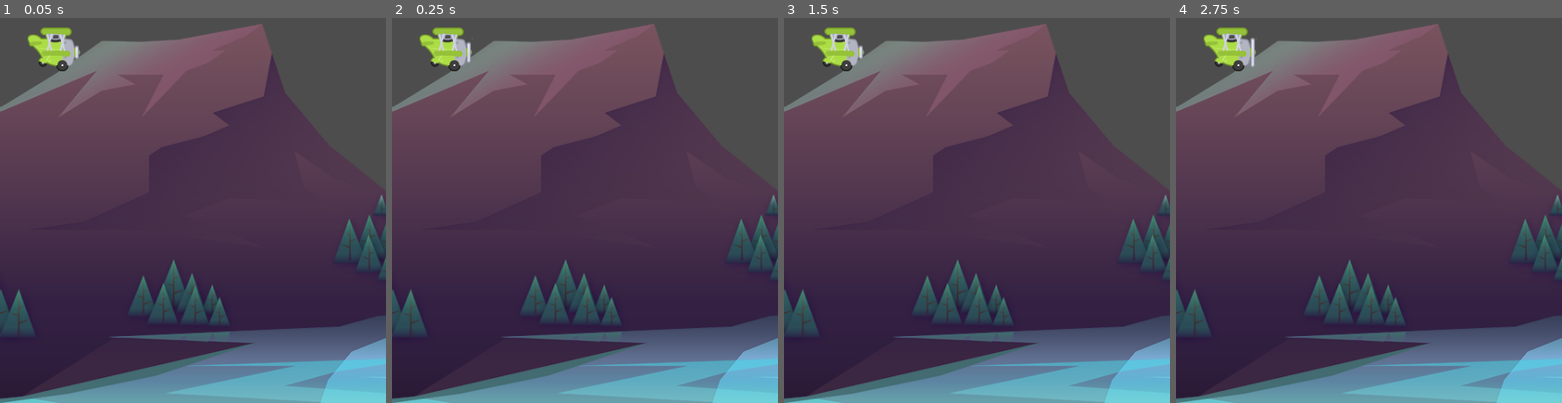
Above: before the commit, frames 1-4 (left to right).
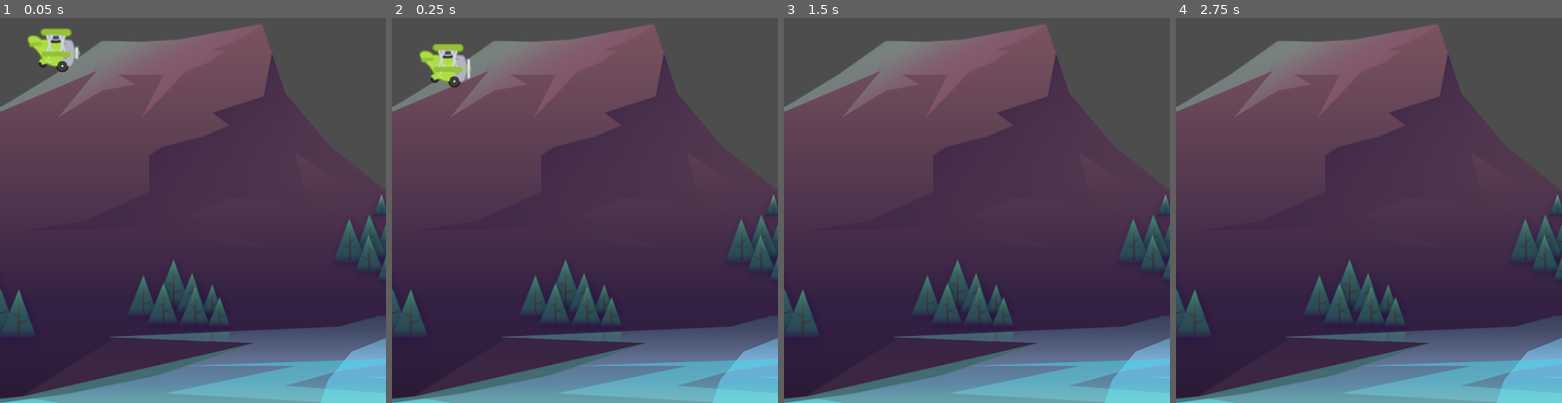
Above: after the commit, the same moments.

Repository: Babrakov/tappy
Game: Godot game, scene res://scenes/games.tscn
Two runs of this game, one before a commit and one after it. Both use one fixed random seed, a clock stepped at 60 frames per second and the inputs below.
Inputs:
- Up to frame 1 (0.05 s): no input
- Up to frame 2 (0.25 s): no input
- Up to frame 3 (1.5 s): no input
- Up to frame 4 (2.75 s): tap Enter at 2 s

The runs differ from the first frame. In frame 1, 0.3% of the frame differs, in the area x 7-21%, y 2-15%; in frame 2, 1.4%, in the area x 7-21%, y 2-19%; in frame 3, 1.0%; in frame 4, 1.0%.

Commit message:
Added falling logic to plane

Diff:
--- /dev/null
+++ b/scenes/plane.gd
@@ -0,0 +1,13 @@
+extends CharacterBody2D
+
+const GRAVITY: float = 600.0
+
+# Called when the node enters the scene tree for the first time.
+func _ready() -> void:
+	pass # Replace with function body.
+
+
+# Called every frame. 'delta' is the elapsed time since the previous frame.
+func _physics_process(delta: float) -> void:
+	velocity.y += GRAVITY * delta
+	move_and_slide()
--- a/scenes/plane.tscn
+++ b/scenes/plane.tscn
@@ -1,5 +1,6 @@
-[gd_scene load_steps=7 format=3 uid="uid://citegsbrmu4pu"]
+[gd_scene load_steps=8 format=3 uid="uid://citegsbrmu4pu"]
 
+[ext_resource type="Script" path="res://scenes/plane.gd" id="1_kv1h1"]
 [ext_resource type="Texture2D" uid="uid://xyu6xgfeyco5" path="res://assets/plane/planes_sheet.png" id="1_sn1u6"]
 
 [sub_resource type="AtlasTexture" id="AtlasTexture_846by"]
@@ -35,6 +36,7 @@
 radius = 23.0
 
 [node name="Plane" type="CharacterBody2D"]
+script = ExtResource("1_kv1h1")
 
 [node name="AnimatedSprite2D" type="AnimatedSprite2D" parent="."]
 scale = Vector2(0.75, 0.75)
